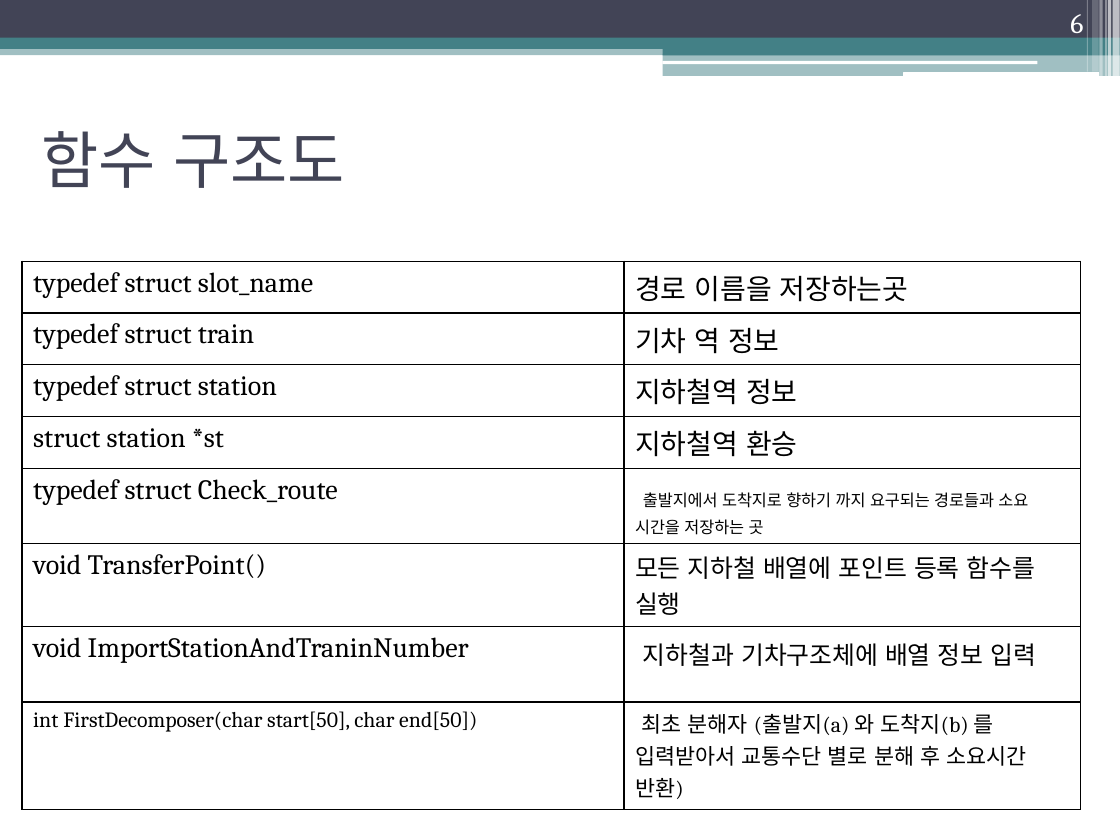
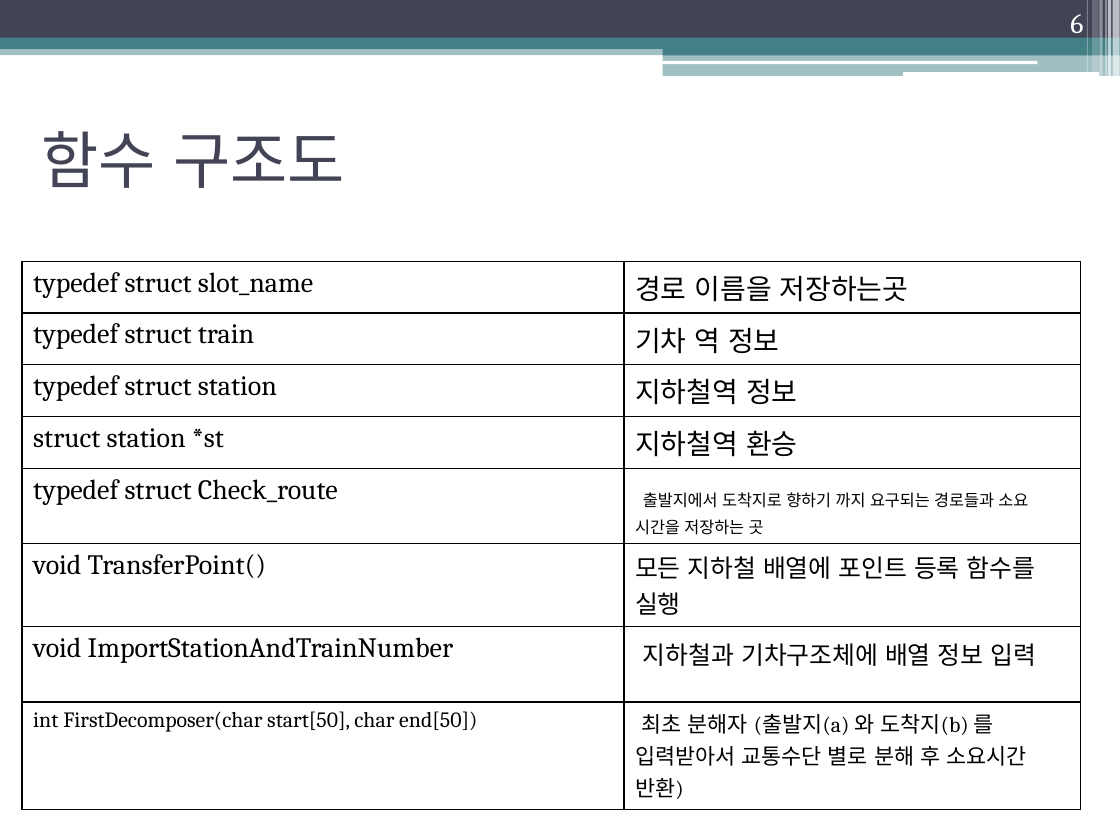
Before and after one commit to limiabc/OpensourceSW.1, a slide deck: slide 6 of 오픈소스 SW – 1조.pptx(새로고침.pptx. Drawn at 1120x840 pixels with LibreOffice and Linux fonts; fonts in the diff are those of the drawing. Boxes give left, top, right and bottom in pixels: in the first picture for what was removed or moved away, otherwise in the second. Text is boxed around its words. In the diff, an @@ line names an element or a change of style, - is before the commit and + after.

```diff
--- a/오픈소스 SW – 1조.pptx(새로고침.pptx
+++ b/오픈소스 SW – 1조.pptx(새로고침.pptx
@@ table at [22, 261, 1081, 803] @@
-row 7, column 1: void ImportStationAndTraninNumber
+row 7, column 1: void ImportStationAndTrainNumber
```
Also in this commit, not shown: 1 other slide changed, 1 slide added.
